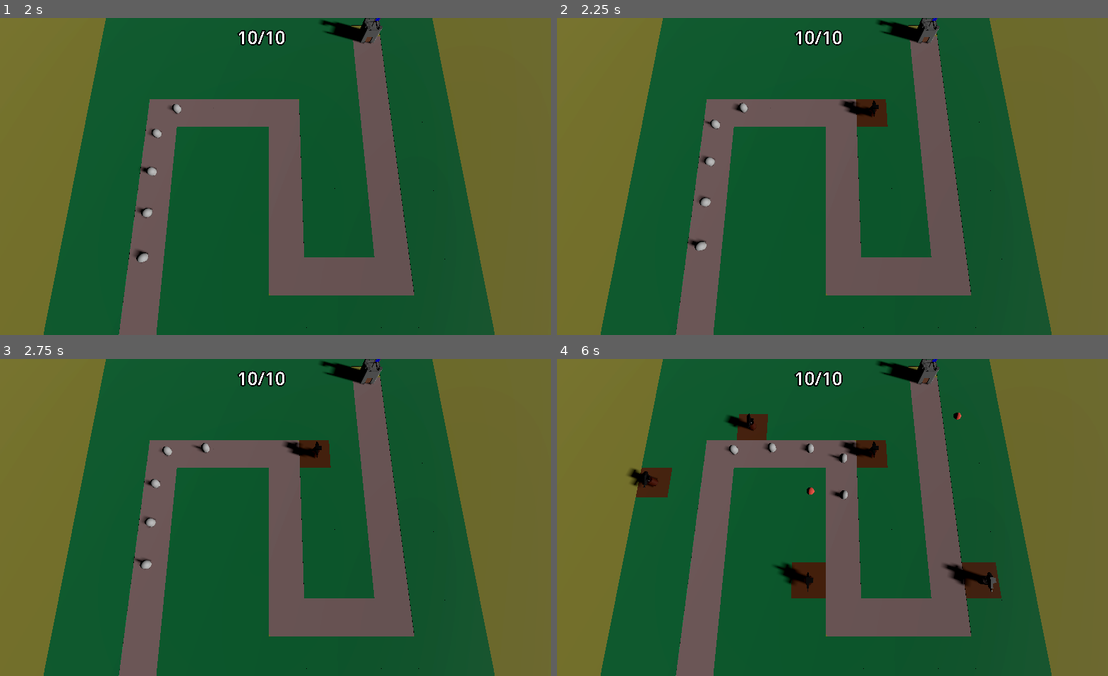
Above: before the commit, frames 1-4 (two rows, left to right).
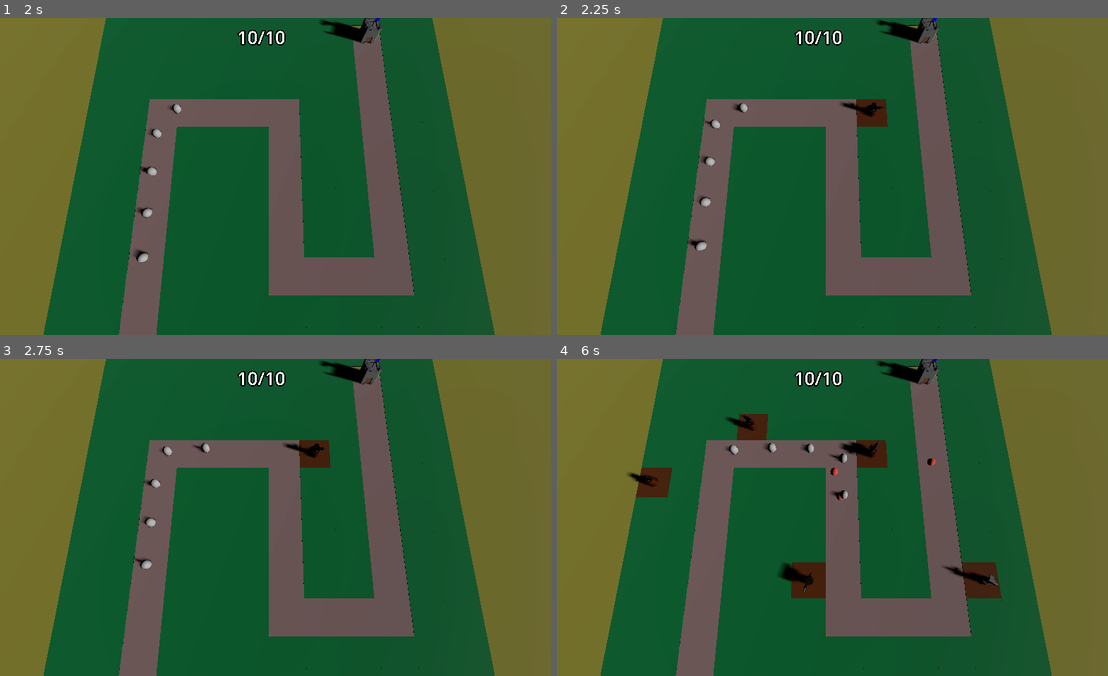
Above: after the commit, the same moments.

Repository: SpookyUboa/barbarian-blaster
Game: Godot game, scene res://Scenes/BaseScene.tscn
Two runs of this game, one before a commit and one after it. Both use one fixed random seed, a clock stepped at 60 frames per second and the inputs below.
Inputs (mouse positions are in pixels of both pictures, inside the frame that each line leads up to):
- Up to frame 1 (2 s): move the mouse to (391, 160) at 0.52 s; press the mouse at (391, 160) at 0.53 s; move the mouse to (154, 192) at 1.27 s; release the mouse at (154, 192) at 1.28 s; click (154, 192) at 1.35 s
- Up to frame 2 (2.25 s): move the mouse to (882, 106) at 2.02 s; press the mouse at (882, 106) at 2.03 s
- Up to frame 3 (2.75 s): no input
- Up to frame 4 (6 s): move the mouse to (799, 580) at 2.77 s; release the mouse at (799, 580) at 2.78 s; click (799, 580) at 2.85 s; move the mouse to (997, 565) at 3.52 s; press the mouse at (997, 565) at 3.53 s; move the mouse to (656, 469) at 4.27 s; release the mouse at (656, 469) at 4.28 s; click (656, 469) at 4.35 s; move the mouse to (854, 517) at 5.02 s; press the mouse at (854, 517) at 5.03 s; move the mouse to (744, 438) at 5.77 s; release the mouse at (744, 438) at 5.78 s; click (744, 438) at 5.85 s

Frame 1 is identical in both runs. In frame 2, less than 0.1% of the frame differs, in the area x 51-60%, y 26-32%; in frame 3, less than 0.1%; in frame 4, 0.6%, in the area x 13-81%, y 16-74%.

Commit message:
Turrets aim and shoot towards first target

Diff:
--- a/Scenes/BaseScene.tscn
+++ b/Scenes/BaseScene.tscn
@@ -124,6 +124,7 @@
 [node name="Base" parent="." instance=ExtResource("3_56gw6")]
 transform = Transform3D(-4.37114e-08, 0, -1, 0, 1, 0, 1, 0, -4.37114e-08, 14, 0, -14)
 
-[node name="TurretManager" type="Node3D" parent="."]
+[node name="TurretManager" type="Node3D" parent="." node_paths=PackedStringArray("enemy_path")]
 script = ExtResource("5_vl2hw")
-turret = ExtResource("6_hpwy0")
+turret = ExtResource("6_not4y")
+enemy_path = NodePath("../Path3D")
--- a/Scenes/TurretManager.gd
+++ b/Scenes/TurretManager.gd
@@ -1,8 +1,10 @@
 extends Node3D
 
 @export var turret : PackedScene
+@export var enemy_path : Path3D
 
 func build_turret(turret_position : Vector3) -> void:
 	var new_turret = turret.instantiate()
+	new_turret.enemy_path = enemy_path
 	add_child(new_turret)
 	new_turret.global_position = turret_position
--- a/Scenes/turret.gd
+++ b/Scenes/turret.gd
@@ -3,7 +3,14 @@
 @export var projectile: PackedScene
 @onready var cannon: MeshInstance3D = $Cannon
 
+var enemy_path : Path3D
+
+func _physics_process(delta: float) -> void:
+	var enemy = enemy_path.get_children().back()
+	cannon.look_at(enemy.global_position, Vector3.UP, true)
+
 func _on_timer_timeout() -> void:
 	var shot = projectile.instantiate()
 	add_child(shot)
 	shot.global_position = cannon.global_position
+	shot.direction = cannon.basis.z
--- a/Scenes/turret.tscn
+++ b/Scenes/turret.tscn
@@ -11,4 +11,4 @@
 [node name="Timer" type="Timer" parent="." index="3"]
 autostart = true
 
-[connection signal="timeout" from="Timer" to="." method="_on_timer_timeout"]
+[connection signal="timeout" from="Timer" to="." method="_on_timer_timeout" flags=18]
Not shown: 6 places in MeshLibraries/SpaceLibrary.tres that only renumber resources
Binary file changed: Models/turret.glb
Not shown: 1 places in Scenes/BaseScene.tscn that only renumber resources
Not shown, changed: Models/turret.blend
Not shown, added: Models/turret.blend1
